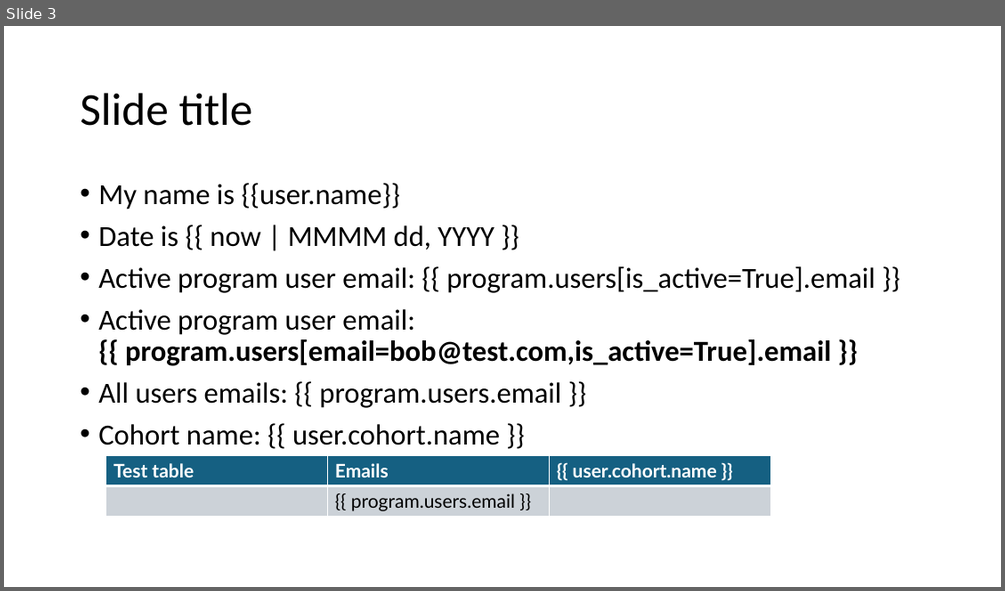
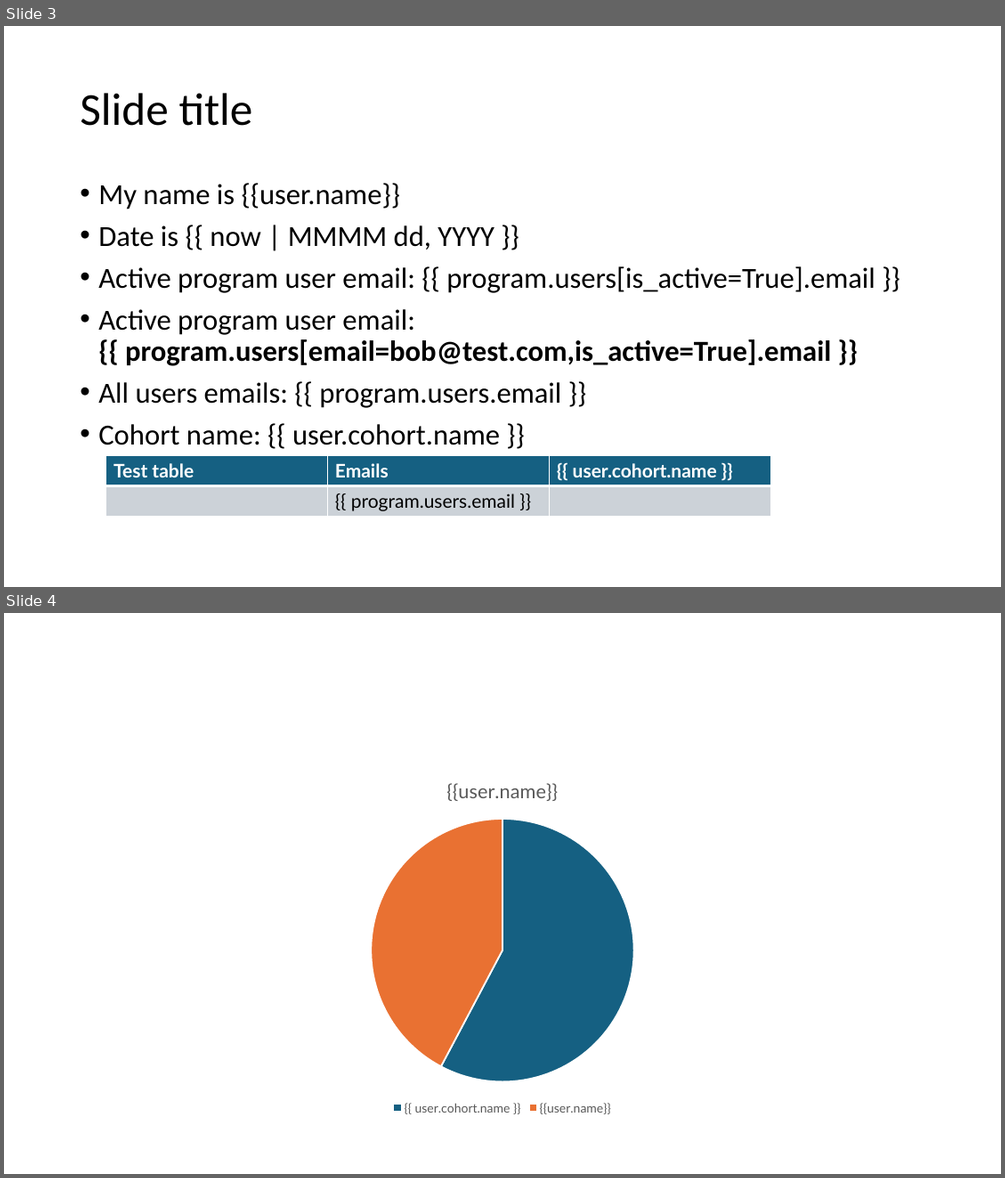
Before and after one commit to gaussian/django-template-reports, a slide deck: template_reports/raw_templates/template.pptx. Shown one above the other, each under a label of ours: slide 3 before the commit, slides 3 and 4 after it. The pictures are 1005x591 and 1005x1178 pixels, drawn with LibreOffice and Linux fonts; fonts in the diff are those of the drawing. Boxes give left, top, right and bottom in pixels: in the first picture for what was removed or moved away, otherwise in the second. Text is boxed around its words. In the diff, an @@ line names an element or a change of style, - is before the commit and + after.

```diff
--- a/template_reports/raw_templates/template.pptx
+++ b/template_reports/raw_templates/template.pptx
@@ slide 4 added at (4, 613, 1001, 1174), background #FFFFFF @@
@@ pie chart added at (73, 763, 933, 1119) @@
+title "{{user.name}}"
+categories: {{ user.cohort.name }}, {{user.name}}
+{{user.name}}: 58, 42
```
Also in this commit, not shown: 8 other files.
